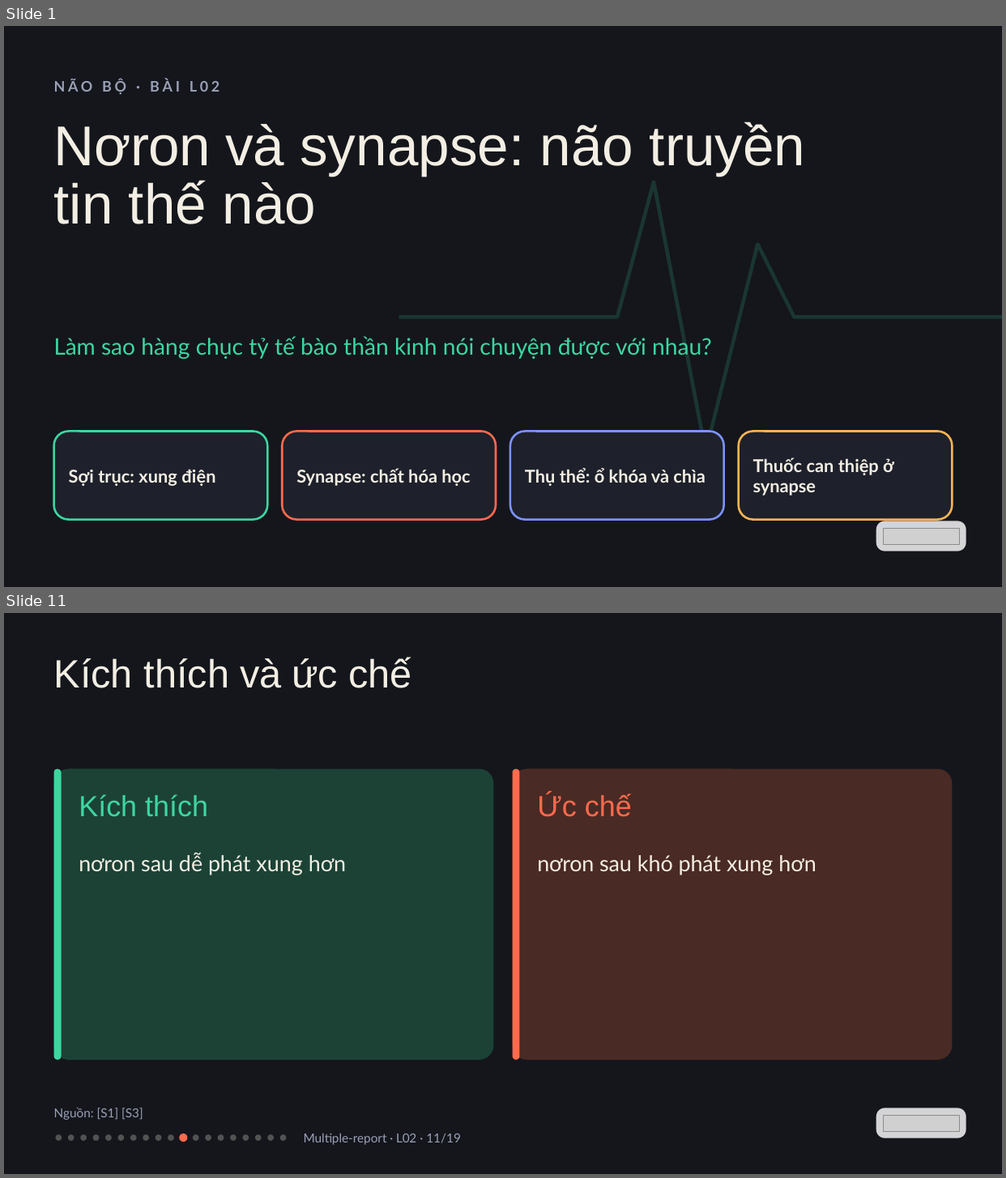
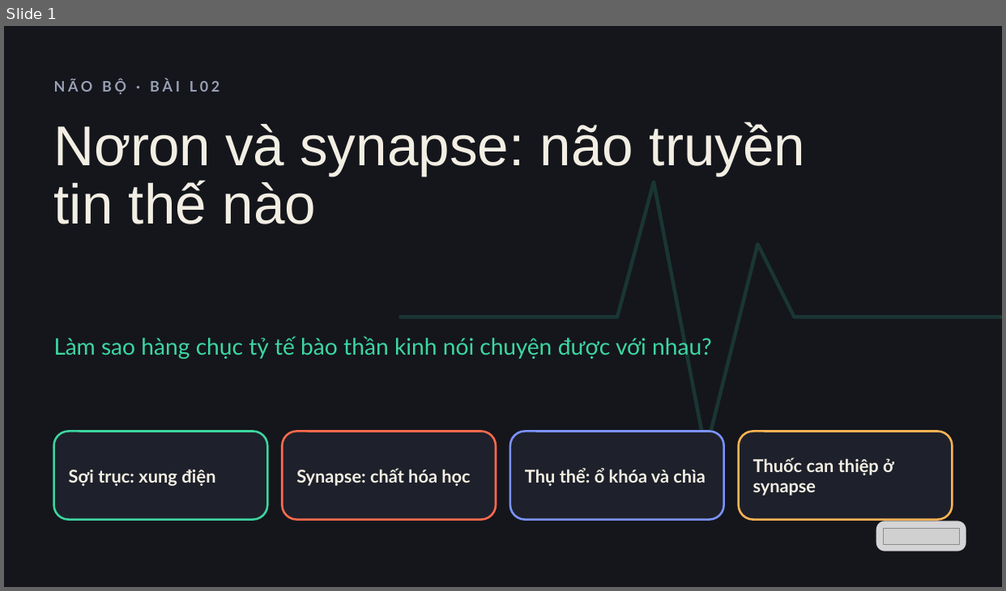
Before and after one commit to vohoailinh90/Multiple-report, a slide deck: lessons/L02/L02.pptx. Shown one above the other, each under a label of ours: slides 1 and 11 before the commit, slide 1 after it; the slides between them are not shown. The pictures are 1006x1178 and 1006x591 pixels, drawn with LibreOffice and Linux fonts; fonts in the diff are those of the drawing; grey boxes stand for pictures. Boxes give left, top, right and bottom in pixels: in the first picture for what was removed or moved away, otherwise in the second. Text is boxed around its words. In the diff, an @@ line names an element or a change of style, - is before the commit and + after.

```diff
--- a/lessons/L02/L02.pptx
+++ b/lessons/L02/L02.pptx
@@ slide 11 removed at (4,613,1002,1174), background #14161C @@
@@ text removed at (54,657,412,688) @@
-Kích thích và ức chế
@@ rounded rectangle removed at (54,769,493,1059) @@
@@ rounded rectangle removed at (54,769,62,1059) @@
@@ rounded rectangle removed at (513,769,952,1059) @@
@@ rounded rectangle removed at (513,769,520,1059) @@
@@ text removed at (79,794,208,817) @@
-Kích thích
@@ text removed at (537,794,632,817) @@
-Ức chế
@@ text removed at (79,853,346,875) @@
-nơron sau dễ phát xung hơn
@@ text removed at (537,855,816,875) @@
-nơron sau khó phát xung hơn
@@ text removed at (54,1108,143,1120) @@
-Nguồn: [S1] [S3]
@@ rounded rectangle removed at (876,1109,966,1139) @@
@@ picture removed at (883,1115,959,1131) @@
@@ ellipse removed at (55,1135,62,1141) @@
@@ ellipse removed at (68,1135,74,1141) @@
@@ ellipse removed at (80,1135,87,1141) @@
@@ ellipse removed at (93,1135,99,1141) @@
@@ ellipse removed at (105,1135,111,1141) @@
@@ ellipse removed at (117,1135,124,1141) @@
@@ ellipse removed at (130,1135,136,1141) @@
@@ ellipse removed at (143,1135,149,1141) @@
@@ ellipse removed at (155,1135,161,1141) @@
@@ ellipse removed at (168,1135,173,1141) @@
@@ ellipse removed at (179,1134,188,1143) @@
@@ ellipse removed at (193,1135,198,1141) @@
@@ ellipse removed at (205,1135,211,1141) @@
@@ ellipse removed at (218,1135,224,1141) @@
@@ ellipse removed at (230,1135,236,1141) @@
@@ ellipse removed at (242,1135,249,1141) @@
@@ ellipse removed at (255,1135,261,1141) @@
@@ ellipse removed at (267,1135,274,1141) @@
@@ ellipse removed at (280,1135,286,1141) @@
@@ text removed at (304,1133,461,1145) @@
-Multiple-report · L02 · 11/19
```
Also in this commit, not shown: 7 slides changed, 37 slides added, 10 other slides removed, 9 other files.
